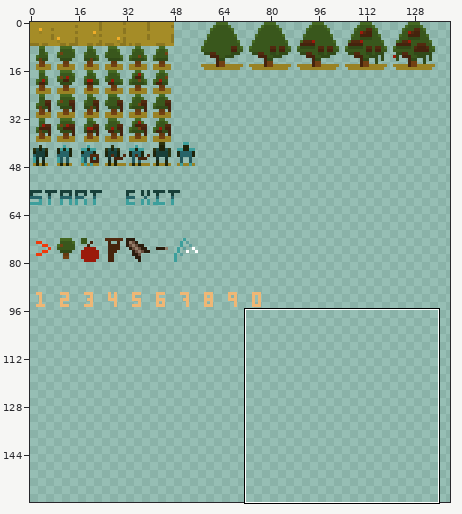
Two states of a sprite sheet, Assets/Sprites/Tileset.png. Above: a wide view before the commit, with the close-up outlined.
Close-up. As it was:
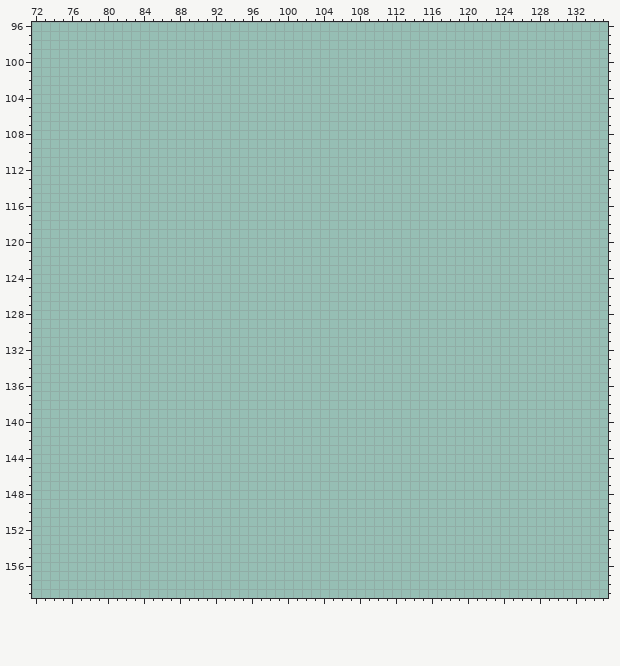
The file is 160x160 pixels. Colours within 5 levels of each other are drawn and written as one. Shown: x 72..135, y 96..159. The wide view leaves out empty margins. The commit also changed other parts of the picture, which this record leaves out.
After:
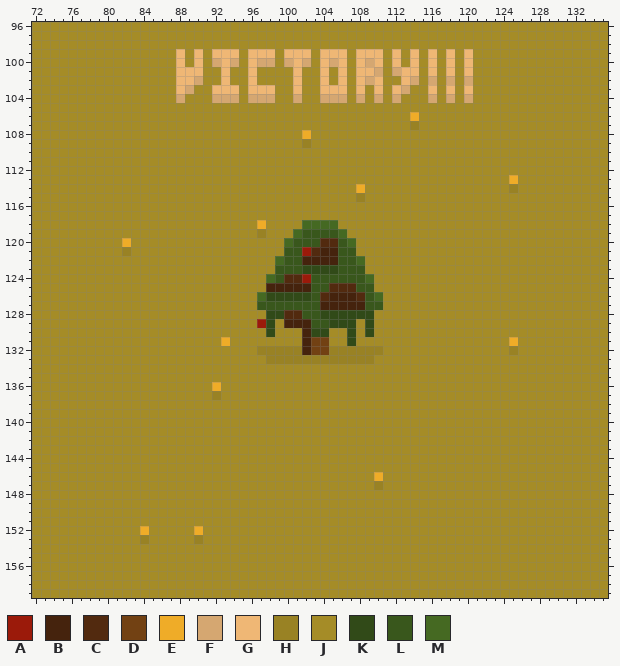
Palette (. is transparent): A #9b1a0a  B #45230d  C #522a0f  D #724113  E #efac28  F #d5a771  G #efb775  H #998224  J #a58c27  K #314a18  L #39571c  M #456922
The exact change:
y 96..98: x 72..135 ................................................................ -> JJJJJJJJJJJJJJJJJJJJJJJJJJJJJJJJJJJJJJJJJJJJJJJJJJJJJJJJJJJJJJJJ
y 99: x 72..135 ................................................................ -> JJJJJJJJJJJJJJJJGJGJGGGJGGGJGGGJGGGJGGGJGJGJGJGJGJJJJJJJJJJJJJJJ
y 100: x 72..135 ................................................................ -> JJJJJJJJJJJJJJJJGJGJFGFJGFFJFGFJGFGJGFGJGJGJGJGJGJJJJJJJJJJJJJJJ
y 101: x 72..135 ................................................................ -> JJJJJJJJJJJJJJJJGGGJJGJJGJJJJGJJGJGJGGFJFGGJGJGJGJJJJJJJJJJJJJJJ
y 102: x 72..135 ................................................................ -> JJJJJJJJJJJJJJJJGGFJJGJJGJJJJGJJGJGJGFGJJGFJFJFJFJJJJJJJJJJJJJJJ
y 103: x 72..135 ................................................................ -> JJJJJJJJJJJJJJJJGFJJGGGJGGGJJGJJGGGJGJGJGFJJGJGJGJJJJJJJJJJJJJJJ
y 104: x 72..135 ................................................................ -> JJJJJJJJJJJJJJJJFJJJFFFJFFFJJFJJFFFJFJFJFJJJFJFJFJJJJJJJJJJJJJJJ
y 105: x 72..135 ................................................................ -> JJJJJJJJJJJJJJJJJJJJJJJJJJJJJJJJJJJJJJJJJJJJJJJJJJJJJJJJJJJJJJJJ
y 106: x 72..135 ................................................................ -> JJJJJJJJJJJJJJJJJJJJJJJJJJJJJJJJJJJJJJJJJJEJJJJJJJJJJJJJJJJJJJJJ
y 107: x 72..135 ................................................................ -> JJJJJJJJJJJJJJJJJJJJJJJJJJJJJJJJJJJJJJJJJJHJJJJJJJJJJJJJJJJJJJJJ
y 108: x 72..135 ................................................................ -> JJJJJJJJJJJJJJJJJJJJJJJJJJJJJJEJJJJJJJJJJJJJJJJJJJJJJJJJJJJJJJJJ
y 109: x 72..135 ................................................................ -> JJJJJJJJJJJJJJJJJJJJJJJJJJJJJJHJJJJJJJJJJJJJJJJJJJJJJJJJJJJJJJJJ
y 110..112: x 72..135 ................................................................ -> JJJJJJJJJJJJJJJJJJJJJJJJJJJJJJJJJJJJJJJJJJJJJJJJJJJJJJJJJJJJJJJJ
y 113: x 72..135 ................................................................ -> JJJJJJJJJJJJJJJJJJJJJJJJJJJJJJJJJJJJJJJJJJJJJJJJJJJJJEJJJJJJJJJJ
y 114: x 72..135 ................................................................ -> JJJJJJJJJJJJJJJJJJJJJJJJJJJJJJJJJJJJEJJJJJJJJJJJJJJJJHJJJJJJJJJJ
y 115: x 72..135 ................................................................ -> JJJJJJJJJJJJJJJJJJJJJJJJJJJJJJJJJJJJHJJJJJJJJJJJJJJJJJJJJJJJJJJJ
y 116..117: x 72..135 ................................................................ -> JJJJJJJJJJJJJJJJJJJJJJJJJJJJJJJJJJJJJJJJJJJJJJJJJJJJJJJJJJJJJJJJ
y 118: x 72..135 ................................................................ -> JJJJJJJJJJJJJJJJJJJJJJJJJEJJJJMMMMJJJJJJJJJJJJJJJJJJJJJJJJJJJJJJ
y 119: x 72..135 ................................................................ -> JJJJJJJJJJJJJJJJJJJJJJJJJHJJJMLLLLMJJJJJJJJJJJJJJJJJJJJJJJJJJJJJ
y 120: x 72..135 ................................................................ -> JJJJJJJJJJEJJJJJJJJJJJJJJJJJMLLLCCLMJJJJJJJJJJJJJJJJJJJJJJJJJJJJ
y 121: x 72..135 ................................................................ -> JJJJJJJJJJHJJJJJJJJJJJJJJJJJLLACBBLLJJJJJJJJJJJJJJJJJJJJJJJJJJJJ
y 122: x 72..135 ................................................................ -> JJJJJJJJJJJJJJJJJJJJJJJJJJJMLLBBBBLLMJJJJJJJJJJJJJJJJJJJJJJJJJJJ
y 123: x 72..135 ................................................................ -> JJJJJJJJJJJJJJJJJJJJJJJJJJJLLLKKKKLLLJJJJJJJJJJJJJJJJJJJJJJJJJJJ
y 124: x 72..135 ................................................................ -> JJJJJJJJJJJJJJJJJJJJJJJJJJMLCCALLLLLLMJJJJJJJJJJJJJJJJJJJJJJJJJJ
y 125: x 72..135 ................................................................ -> JJJJJJJJJJJJJJJJJJJJJJJJJJBBBBBLLCCCLLJJJJJJJJJJJJJJJJJJJJJJJJJJ
y 126: x 72..135 ................................................................ -> JJJJJJJJJJJJJJJJJJJJJJJJJMKKKKKLCBBBCLMJJJJJJJJJJJJJJJJJJJJJJJJJ
y 127: x 72..135 ................................................................ -> JJJJJJJJJJJJJJJJJJJJJJJJJLLLLLLLBBBBBLLJJJJJJJJJJJJJJJJJJJJJJJJJ
y 128: x 72..135 ................................................................ -> JJJJJJJJJJJJJJJJJJJJJJJJJJKKCCLLKKKKKKJJJJJJJJJJJJJJJJJJJJJJJJJJ
y 129: x 72..135 ................................................................ -> JJJJJJJJJJJJJJJJJJJJJJJJJAKJBBBLLKKKJKJJJJJJJJJJJJJJJJJJJJJJJJJJ
y 130: x 72..135 ................................................................ -> JJJJJJJJJJJJJJJJJJJJJJJJJJKJJJBKKJJKJKJJJJJJJJJJJJJJJJJJJJJJJJJJ
y 131: x 72..135 ................................................................ -> JJJJJJJJJJJJJJJJJJJJJEJJJJJJJJBDDJJKJJJJJJJJJJJJJJJJJEJJJJJJJJJJ
y 132: x 72..135 ................................................................ -> JJJJJJJJJJJJJJJJJJJJJJJJJHHHHHBDDHHHHHHJJJJJJJJJJJJJJHJJJJJJJJJJ
y 133: x 72..135 ................................................................ -> JJJJJJJJJJJJJJJJJJJJJJJJJJHHHHHHHHHHHHJJJJJJJJJJJJJJJJJJJJJJJJJJ
y 134..135: x 72..135 ................................................................ -> JJJJJJJJJJJJJJJJJJJJJJJJJJJJJJJJJJJJJJJJJJJJJJJJJJJJJJJJJJJJJJJJ
y 136: x 72..135 ................................................................ -> JJJJJJJJJJJJJJJJJJJJEJJJJJJJJJJJJJJJJJJJJJJJJJJJJJJJJJJJJJJJJJJJ
y 137: x 72..135 ................................................................ -> JJJJJJJJJJJJJJJJJJJJHJJJJJJJJJJJJJJJJJJJJJJJJJJJJJJJJJJJJJJJJJJJ
y 138..145: x 72..135 ................................................................ -> JJJJJJJJJJJJJJJJJJJJJJJJJJJJJJJJJJJJJJJJJJJJJJJJJJJJJJJJJJJJJJJJ
y 146: x 72..135 ................................................................ -> JJJJJJJJJJJJJJJJJJJJJJJJJJJJJJJJJJJJJJEJJJJJJJJJJJJJJJJJJJJJJJJJ
y 147: x 72..135 ................................................................ -> JJJJJJJJJJJJJJJJJJJJJJJJJJJJJJJJJJJJJJHJJJJJJJJJJJJJJJJJJJJJJJJJ
y 148..151: x 72..135 ................................................................ -> JJJJJJJJJJJJJJJJJJJJJJJJJJJJJJJJJJJJJJJJJJJJJJJJJJJJJJJJJJJJJJJJ
y 152: x 72..135 ................................................................ -> JJJJJJJJJJJJEJJJJJEJJJJJJJJJJJJJJJJJJJJJJJJJJJJJJJJJJJJJJJJJJJJJ
y 153: x 72..135 ................................................................ -> JJJJJJJJJJJJHJJJJJHJJJJJJJJJJJJJJJJJJJJJJJJJJJJJJJJJJJJJJJJJJJJJ
y 154..159: x 72..135 ................................................................ -> JJJJJJJJJJJJJJJJJJJJJJJJJJJJJJJJJJJJJJJJJJJJJJJJJJJJJJJJJJJJJJJJ
